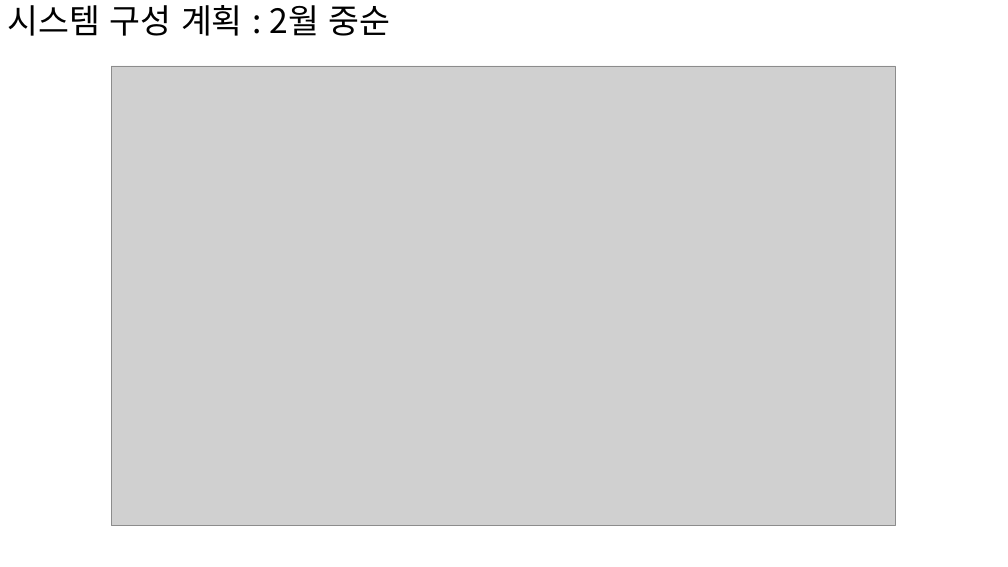
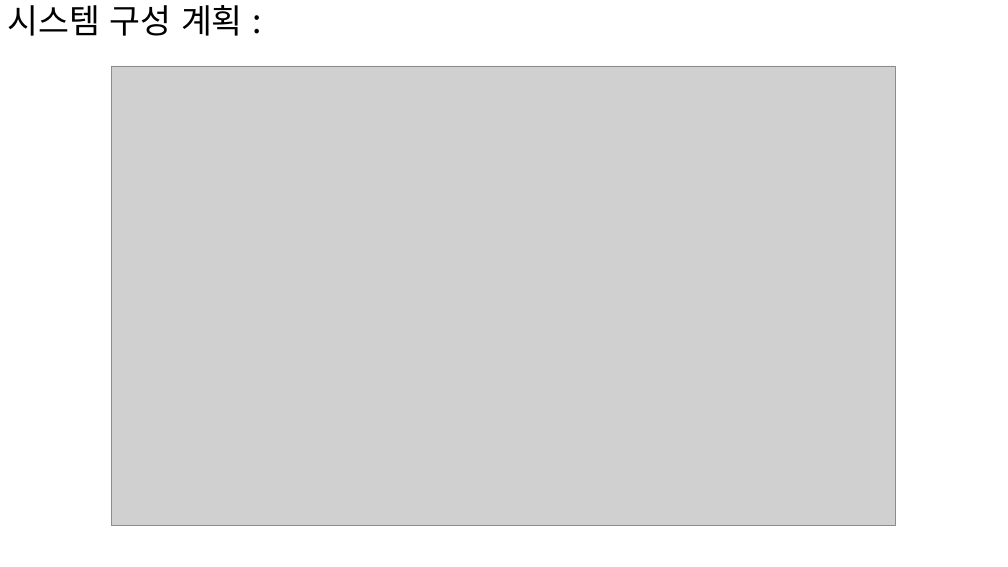
Before and after one commit to SpRobotTeam/DT_Gantry_Robot_WareHouse, a slide deck: slide 4 of doc/시스템 개념.pptx (slide 5 before the commit). Drawn at 1008x567 pixels with LibreOffice and Linux fonts; fonts in the diff are those of the drawing; grey boxes stand for pictures. Boxes give left, top, right and bottom in pixels: in the first picture for what was removed or moved away, otherwise in the second. Text is boxed around its words. In the diff, an @@ line names an element or a change of style, - is before the commit and + after.

```diff
--- a/doc/시스템 개념.pptx
+++ b/doc/시스템 개념.pptx
@@ title at (8, 5, 243, 36): text changed @@
-시스템 구성 계획 : 2월 중순
+시스템 구성 계획 :
```
Also in this commit, not shown: 4 other slides changed, 4 slides added, 1 slide removed, 6 other files.
